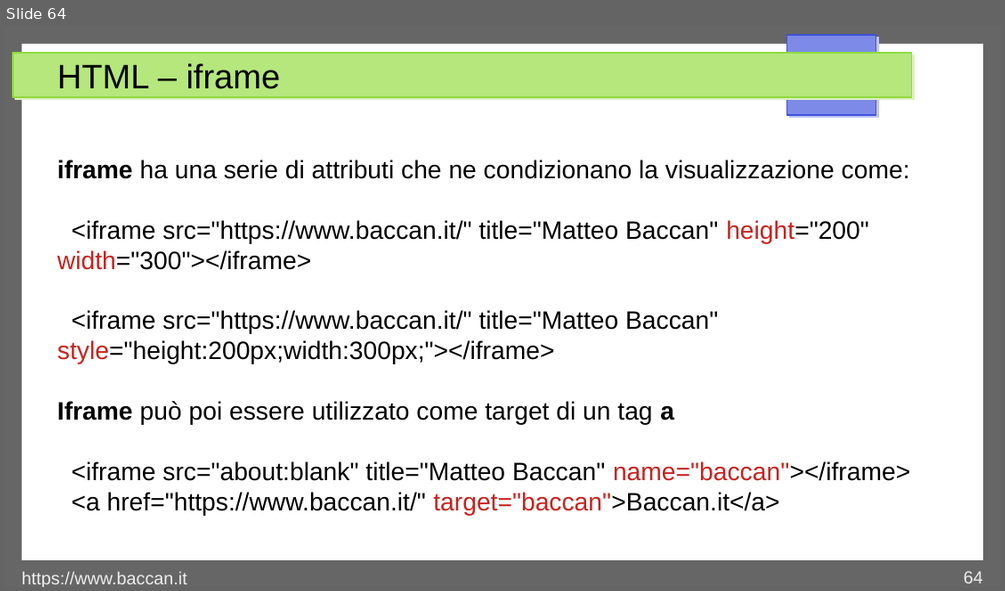
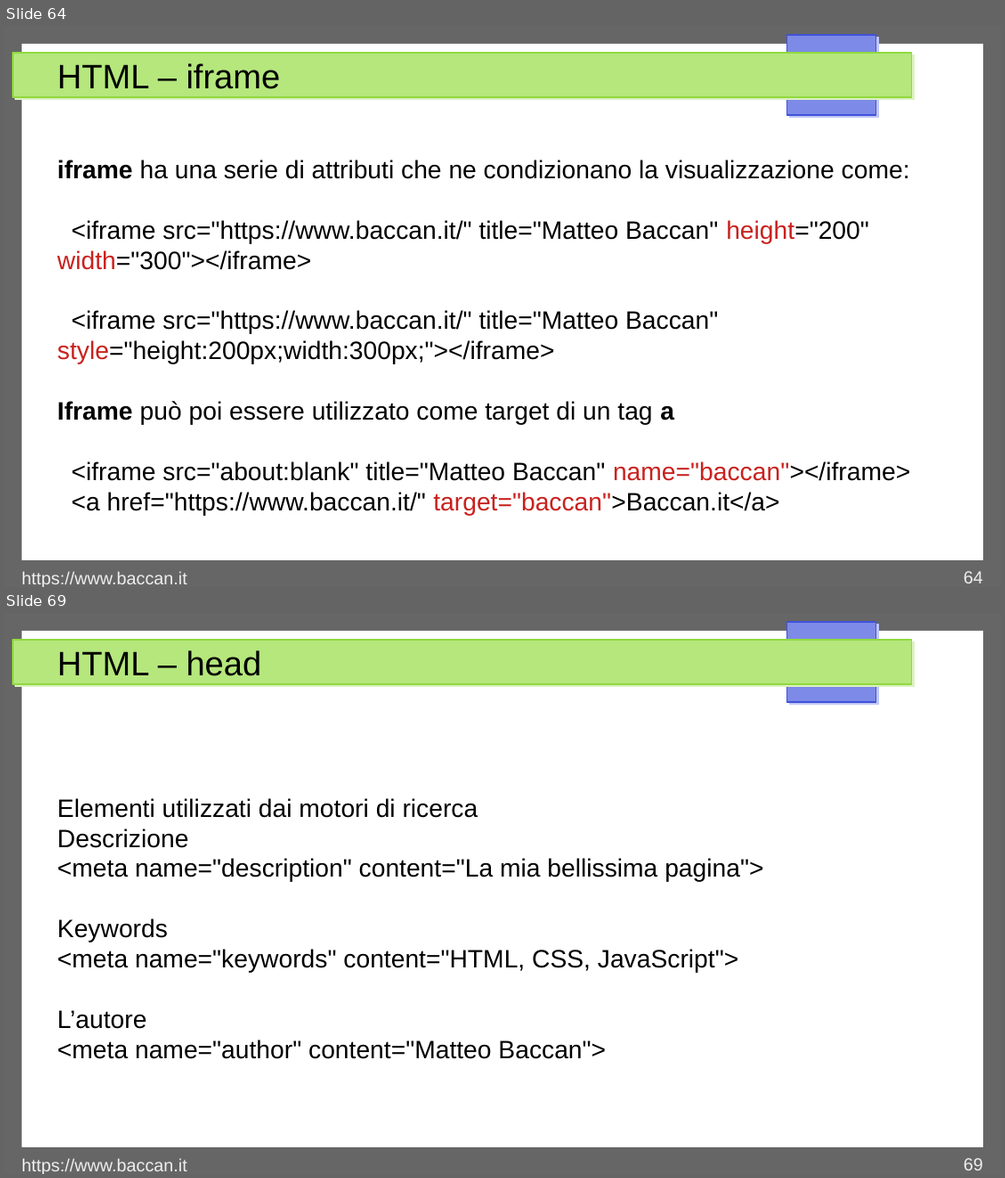
Before and after one commit to matteobaccan/CorsoHTML, a slide deck: Chapter_html.odp. Shown one above the other, each under a label of ours: slide 64 before the commit, slides 64 and 69 after it; the slides between them are not shown. The pictures are 1005x591 and 1005x1178 pixels, drawn with LibreOffice and Linux fonts; fonts in the diff are those of the drawing. Boxes give left, top, right and bottom in pixels: in the first picture for what was removed or moved away, otherwise in the second. Text is boxed around its words. In the diff, an @@ line names an element or a change of style, - is before the commit and + after.

Commit message:
Aggiornamento con script e opengraph

```diff
--- a/Chapter_html.odp
+++ b/Chapter_html.odp
@@ slide 69 added at (4, 613, 1001, 1174), background #FFFFFF; not listed: 4 template elements that a slide beside it also shows @@
@@ title added at (57, 650, 262, 676), 27 pt, text #000000 @@
+HTML – head
@@ text added at (57, 798, 763, 1059), 20 pt, text #000000 @@
+Elementi utilizzati dai motori di ricerca
+Descrizione
+<meta name="description" content="La mia bellissima pagina">
+Keywords
+<meta name="keywords" content="HTML, CSS, JavaScript">
+L’autore
+<meta name="author" content="Matteo Baccan">
@@ text added at (22, 1158, 187, 1174), 14 pt, text #EEEEEE @@
+https://www.baccan.it
@@ page number added at (963, 1158, 983, 1170), 14 pt, text #EEEEEE @@
+69
```
Also in this commit, not shown: 10 other slides added, 4 other files.
